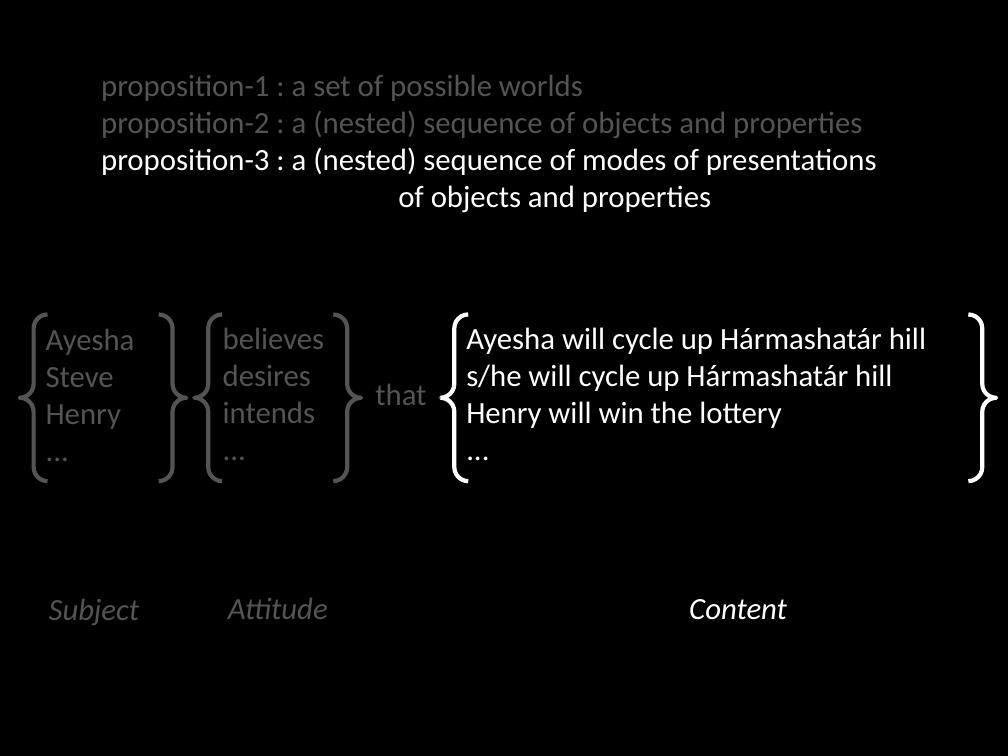
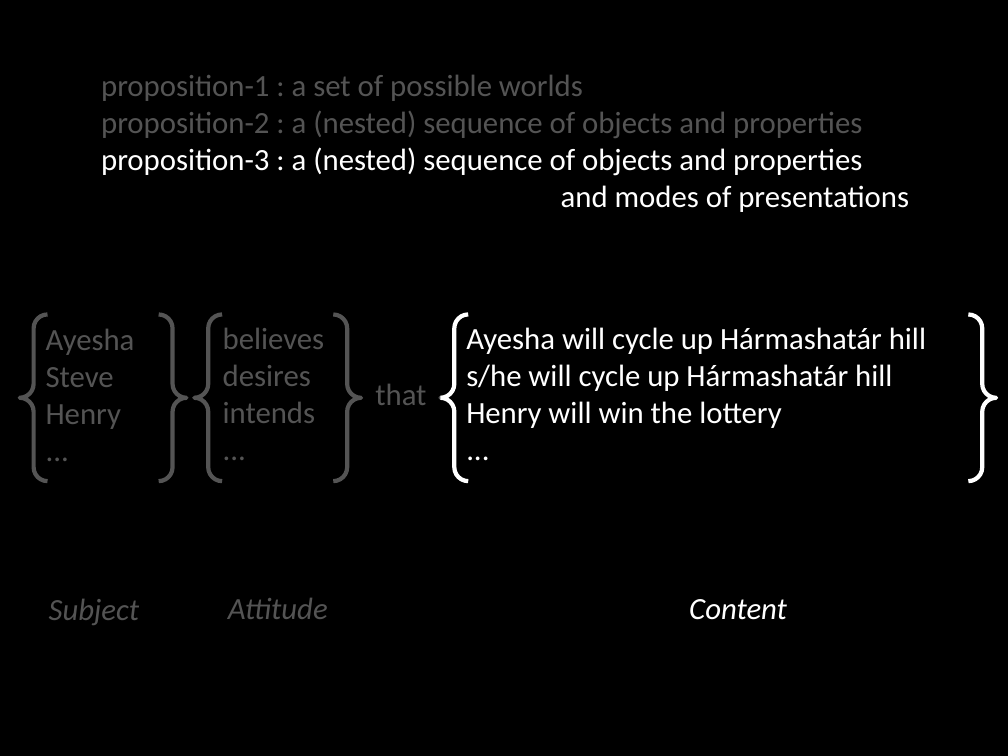
Before and after one commit to butterfill/lecture_mindreading_joint_action_philosophical_tools, a slide deck: slide 27 of lecture 02 what are mental states/lecture02.what are mental states.ppt.pptx (slide 21 before the commit). Drawn at 1008x756 pixels with LibreOffice and Linux fonts; fonts in the diff are those of the drawing. Boxes give left, top, right and bottom in pixels: in the first picture for what was removed or moved away, otherwise in the second. Text is boxed around its words. In the diff, an @@ line names an element or a change of style, - is before the commit and + after.

```diff
--- a/lecture 02 what are mental states/lecture02.what are mental states.ppt.pptx
+++ b/lecture 02 what are mental states/lecture02.what are mental states.ppt.pptx
@@ rectangle: place and size @@
-rectangle at <box>59,29,949,148</box>
+rectangle at <box>59,29,949,143</box>
@@ text at <box>101,147,909,212</box>: text changed @@
-proposition-3 : a (nested) sequence of modes of presentations of objects and properties
+proposition-3 : a (nested) sequence of objects and properties
+and modes of presentations
```
Also in this commit, not shown: 4 other slides changed, 17 slides added, 10 other files.
